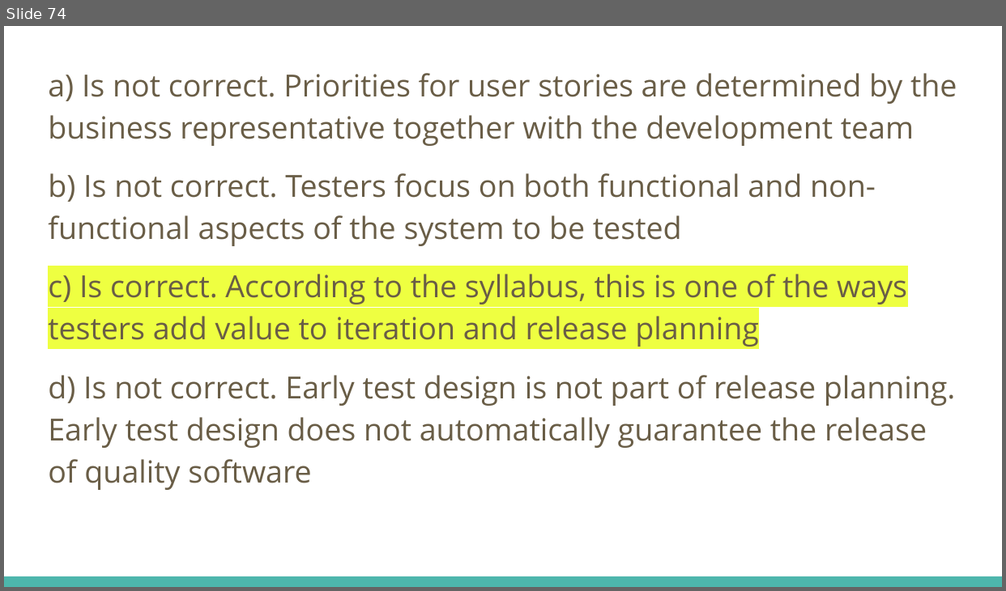
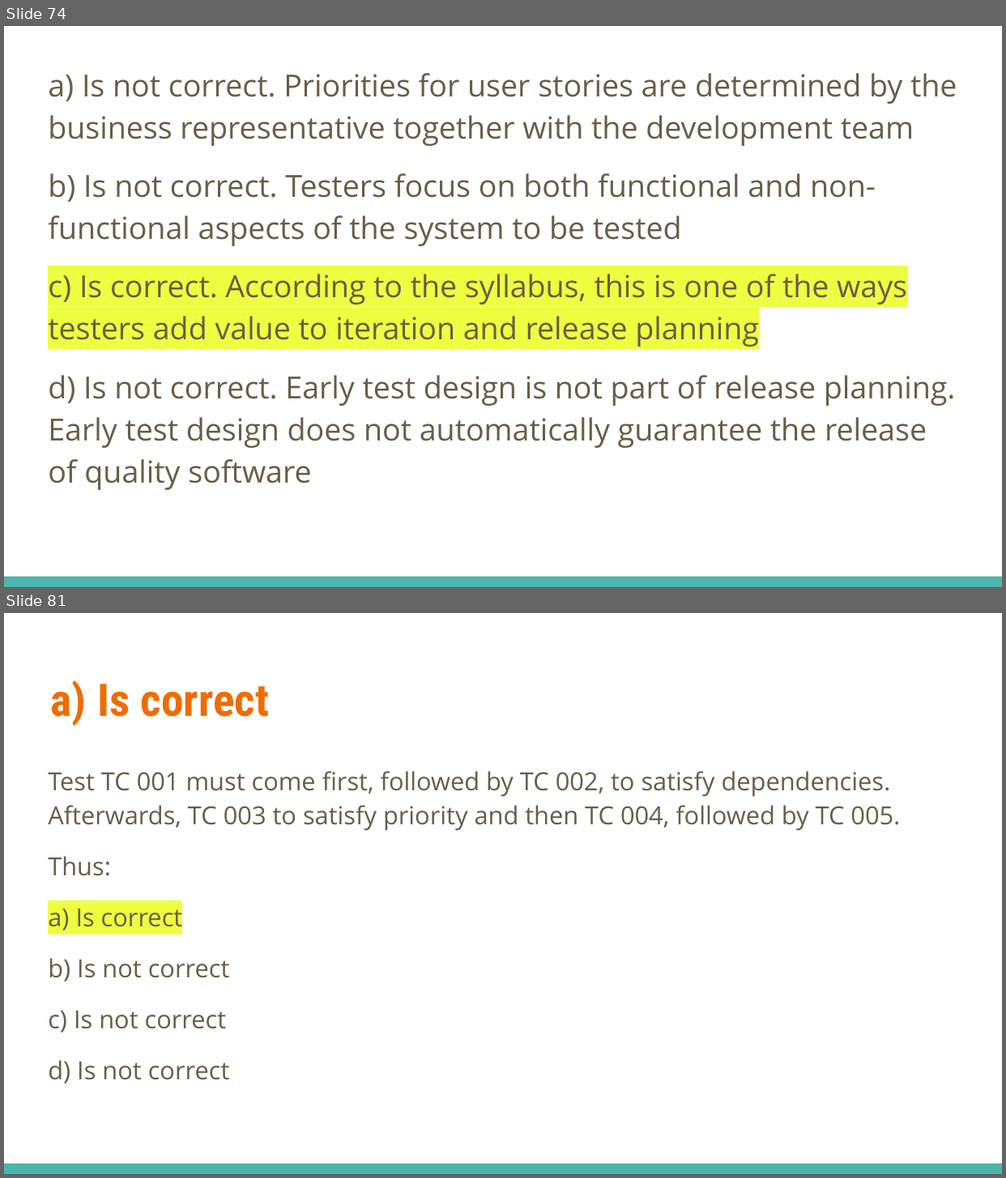
Before and after one commit to fawadmalik/istqb, a slide deck: ISTQB Foundation Level Preparation.pptx. Shown one above the other, each under a label of ours: slide 74 before the commit, slides 74 and 81 after it; the slides between them are not shown. The pictures are 1006x591 and 1006x1178 pixels, drawn with LibreOffice and Linux fonts; fonts in the diff are those of the drawing. Boxes give left, top, right and bottom in pixels: in the first picture for what was removed or moved away, otherwise in the second. Text is boxed around its words. In the diff, an @@ line names an element or a change of style, - is before the commit and + after.

```diff
--- a/ISTQB Foundation Level Preparation.pptx
+++ b/ISTQB Foundation Level Preparation.pptx
@@ slide 81 added at [4,613,1002,1174], background #FFFFFF; not listed: 1 template element that a slide beside it also shows @@
@@ title added at [98,683,269,717], 32.4 pt, text #EF6C00, bold @@
+a) Is correct
@@ text added at [48,771,900,1084], 18 pt, text #695D46 @@
+Test TC 001 must come first, followed by TC 002, to satisfy dependencies. Afterwards, TC 003 to satisfy priority and then TC 004, followed by TC 005.
+Thus:
+a) Is correct
+b) Is not correct
+c) Is not correct
+d) Is not correct
```
Also in this commit, not shown: 6 other slides added.
